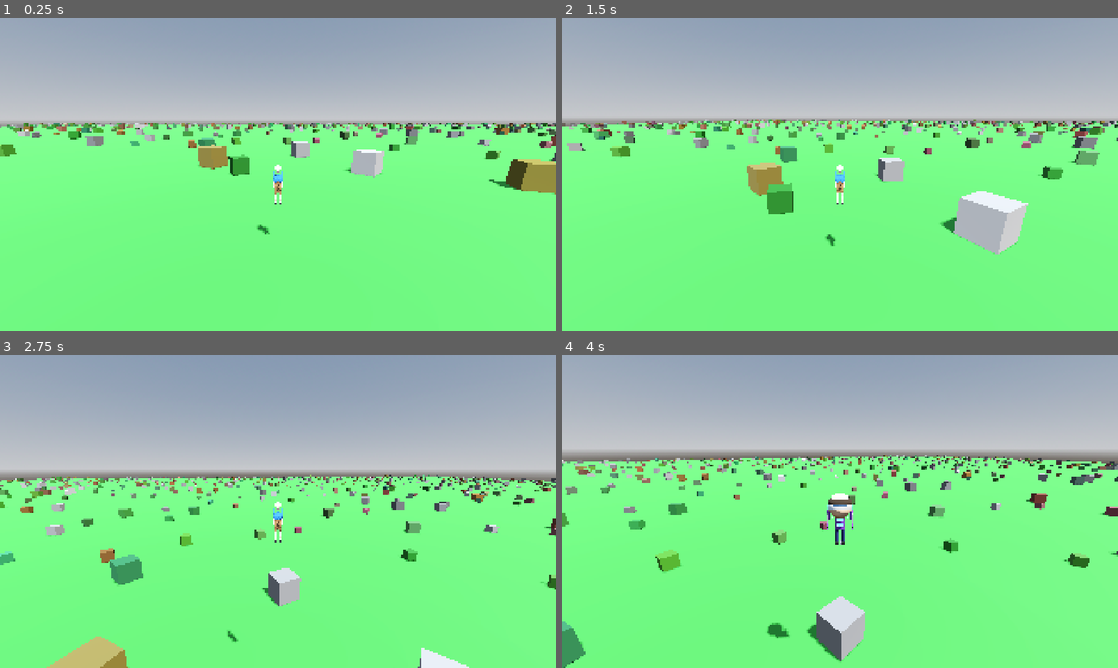
Above: before the commit, frames 1-4 (two rows, left to right).
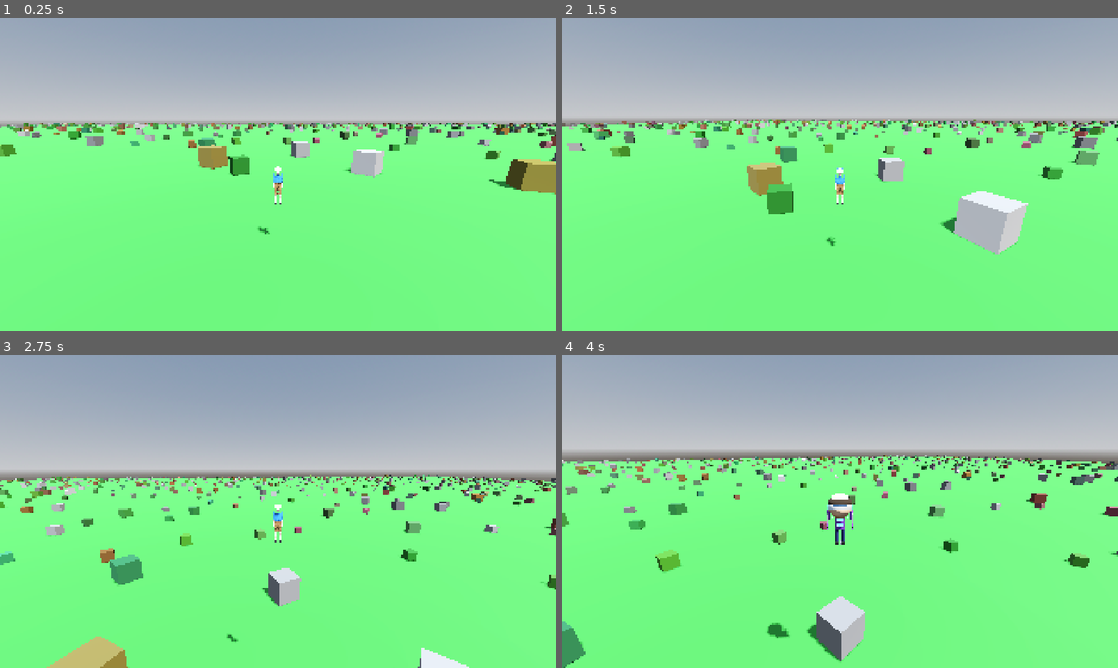
Above: after the commit, the same moments.

Repository: korjavin/godot-test1
Game: Godot game, scene res://scenes/main.tscn
The game is run twice, just before and just after one commit, with the same random seed, the same clock (stepped at 60 frames per second) and the same inputs.
Inputs (mouse positions are in pixels of both pictures, inside the frame that each line leads up to):
- Up to frame 1 (0.25 s): no input
- Up to frame 2 (1.5 s): move the mouse to (867, 174) at 0.52 s; hold Shift (run) 0.53-1.28 s; hold W (move_forward) from 0.53 s (still down); tap Space (jump) at 0.77, 0.8, 1.07, 1.35 s; move the mouse to (812, 174) at 1.27 s
- Up to frame 3 (2.75 s): keep holding W (move_forward); tap Space (jump) at 1.52, 1.82, 2.3 s; tap Shift (run) at 1.55 s; move the mouse to (289, 505) at 2.02 s; hold Ctrl (duck) from 2.03 s (still down)
- Up to frame 4 (4 s): keep holding W (move_forward); move the mouse to (834, 517) at 2.77 s; release Ctrl (duck) at 2.78 s; tap Shift (run) at 2.85 s; tap Space (jump) at 3.02, 3.32, 3.77, 3.8 s; move the mouse to (878, 514) at 3.52 s; hold E (switch_character) from 3.53 s (still down)

The runs differ from the first frame. In frame 1, 0.1% of the frame differs, in the area x 46-51%, y 46-69%; in frame 2, 0.1%, in the area x 47-51%, y 46-72%; in frame 3, 0.1%; in frame 4, nothing differs.

Commit message:
Replace skeleton animation with whole-body animation for Windman
The Windman GLB model doesn't contain a skeleton (static mesh only).
Switched to whole-body animation approach as an effective solution.

Changes:
- Removed windman_animator.gd (skeleton-based approach)
- Added windman_whole_body_animator.gd (whole-body approach)
- Updated windman_updated.tscn to use new animator

New Animation Features:
✅ Walking: Bob up/down, tilt side-to-side
✅ Running: Faster bobbing, forward lean
✅ Jumping: Forward tilt in air
✅ Idle: Subtle breathing motion

Technical Details:
- Animates the entire Body node as a unit
- Uses sin waves for smooth bobbing/tilting
- Detects movement state from CharacterBody3D parent
- Speed-based animation (different for walk vs run)

Documentation:
- Added WINDMAN_STATUS.md explaining:
  * Current state (static model with whole-body animation)
  * Why skeleton wasn't found (expected behavior)
  * 4 different solution options for future
  * Recommendation: Blender rigging for full skeleton

Result:
✅ Windman now has dynamic movement animation
✅ Model looks great and moves naturally
✅ No more "skeleton not found" confusion
✅ Clear path forward for full skeletal animation

Next Steps (Optional):
- Keep as-is (whole-body animation works well)
- Or create properly rigged model in Blender for limb articulation

Diff:
--- a/scenes/characters/windman_updated.tscn
+++ b/scenes/characters/windman_updated.tscn
@@ -1,11 +1,7 @@
-[gd_scene load_steps=4 format=3 uid="uid://windman_3d_updated_001"]
+[gd_scene load_steps=3 format=3 uid="uid://windman_3d_updated_001"]
 
 [ext_resource type="PackedScene" uid="uid://windman_model_001" path="res://assets/models/characters/windman.glb" id="1_windman_model"]
-[ext_resource type="Script" path="res://scripts/windman_animator.gd" id="2_animator"]
-
-[sub_resource type="CapsuleShape3D" id="CapsuleShape_windman"]
-radius = 0.3
-height = 1.7
+[ext_resource type="Script" path="res://scripts/windman_whole_body_animator.gd" id="2_animator"]
 
 [node name="Windman" type="Node3D"]
 script = ExtResource("2_animator")
--- a/scripts/windman_animator.gd
+++ /dev/null
@@ -1,99 +0,0 @@
-extends Node3D
-## Windman Character Animator
-##
-## This script bridges the simple animation system with the Windman skeleton.
-## It provides limb nodes that can be animated by the player controller
-## while actually controlling the underlying skeleton bones.
-
-## References to skeleton bones
-var skeleton: Skeleton3D = null
-var bone_indices: Dictionary = {}
-
-## Limb proxy nodes (these are animated by the player controller)
-@onready var left_arm_proxy: Node3D = $Body/LeftArm if has_node("Body/LeftArm") else null
-@onready var right_arm_proxy: Node3D = $Body/RightArm if has_node("Body/RightArm") else null
-@onready var left_leg_proxy: Node3D = $Body/LeftLeg if has_node("Body/LeftLeg") else null
-@onready var right_leg_proxy: Node3D = $Body/RightLeg if has_node("Body/RightLeg") else null
-
-func _ready() -> void:
-	"""
-	Initialize the animator by finding the skeleton and bone indices.
-	"""
-	print("Windman animator: Initializing...")
-
-	# Debug: Check proxy nodes
-	print("  Proxy nodes found:")
-	print("    LeftArm: ", left_arm_proxy != null)
-	print("    RightArm: ", right_arm_proxy != null)
-	print("    LeftLeg: ", left_leg_proxy != null)
-	print("    RightLeg: ", right_leg_proxy != null)
-
-	# Try to find the skeleton in the model
-	var model = get_node_or_null("Body/WindmanModel")
-	if model:
-		skeleton = find_skeleton(model)
-
-	if skeleton:
-		# Cache bone indices for faster access
-		bone_indices["LeftUpperArm"] = skeleton.find_bone("LeftUpperArm")
-		bone_indices["RightUpperArm"] = skeleton.find_bone("RightUpperArm")
-		bone_indices["LeftUpperLeg"] = skeleton.find_bone("LeftUpperLeg")
-		bone_indices["RightUpperLeg"] = skeleton.find_bone("RightUpperLeg")
-
-		print("Windman animator: Skeleton found with bone indices:")
-		for bone_name in bone_indices:
-			print("    ", bone_name, ": ", bone_indices[bone_name])
-	else:
-		print("Windman animator: No skeleton found, animations will be limited")
-
-func find_skeleton(node: Node) -> Skeleton3D:
-	"""
-	Recursively search for a Skeleton3D node.
-	"""
-	if node is Skeleton3D:
-		return node
-
-	for child in node.get_children():
-		var result = find_skeleton(child)
-		if result:
-			return result
-
-	return null
-
-func _process(_delta: float) -> void:
-	"""
-	Update skeleton bones based on proxy node rotations.
-	This allows the simple animation system to control the skeleton.
-	"""
-	if not skeleton:
-		return
-
-	# Apply proxy rotations to skeleton bones
-	if left_arm_proxy and bone_indices.has("LeftUpperArm"):
-		var bone_idx = bone_indices["LeftUpperArm"]
-		if bone_idx >= 0:
-			var pose = skeleton.get_bone_pose_rotation(bone_idx)
-			# Apply rotation from proxy to bone
-			var target_rotation = Quaternion.from_euler(Vector3(left_arm_proxy.rotation.x, 0, 0))
-			skeleton.set_bone_pose_rotation(bone_idx, pose.slerp(target_rotation, 0.3))
-
-	if right_arm_proxy and bone_indices.has("RightUpperArm"):
-		var bone_idx = bone_indices["RightUpperArm"]
-		if bone_idx >= 0:
-			var pose = skeleton.get_bone_pose_rotation(bone_idx)
-			var target_rotation = Quaternion.from_euler(Vector3(right_arm_proxy.rotation.x, 0, 0))
-			skeleton.set_bone_pose_rotation(bone_idx, pose.slerp(target_rotation, 0.3))
-
-	if left_leg_proxy and bone_indices.has("LeftUpperLeg"):
-		var bone_idx = bone_indices["LeftUpperLeg"]
-		if bone_idx >= 0:
-			var pose = skeleton.get_bone_pose_rotation(bone_idx)
-			var target_rotation = Quaternion.from_euler(Vector3(left_leg_proxy.rotation.x, 0, 0))
-			skeleton.set_bone_pose_rotation(bone_idx, pose.slerp(target_rotation, 0.3))
-
-	if right_leg_proxy and bone_indices.has("RightUpperLeg"):
-		var bone_idx = bone_indices["RightUpperLeg"]
-		if bone_idx >= 0:
-			var pose = skeleton.get_bone_pose_rotation(bone_idx)
-			var target_rotation = Quaternion.from_euler(Vector3(right_leg_proxy.rotation.x, 0, 0))
-			skeleton.set_bone_pose_rotation(bone_idx, pose.slerp(target_rotation, 0.3))
--- /dev/null
+++ b/scripts/windman_whole_body_animator.gd
@@ -0,0 +1,120 @@
+extends Node3D
+## Windman Whole Body Animator
+##
+## Since the Windman GLB model is static (no skeleton), this script
+## animates the entire model as a unit with tilting, bobbing, and rotation.
+## This provides visual feedback for movement without requiring limb articulation.
+
+@onready var body: Node3D = $Body if has_node("Body") else null
+@onready var model: Node3D = $Body/WindmanModel if has_node("Body/WindmanModel") else null
+
+## Animation state variables
+var animation_time: float = 0.0
+var last_velocity: Vector3 = Vector3.ZERO
+var is_moving: bool = false
+var is_in_air: bool = false
+
+## Parent character body reference (set automatically)
+var character_body: CharacterBody3D = null
+
+func _ready() -> void:
+	"""
+	Initialize the animator and find parent CharacterBody3D.
+	"""
+	# Walk up the tree to find the CharacterBody3D
+	var parent = get_parent()
+	while parent:
+		if parent is CharacterBody3D:
+			character_body = parent
+			break
+		parent = parent.get_parent()
+
+	if character_body:
+		print("Windman whole-body animator initialized for CharacterBody3D")
+	else:
+		print("Warning: Windman animator couldn't find CharacterBody3D parent")
+
+	if not body or not model:
+		print("Warning: Windman animator couldn't find Body or Model nodes")
+
+func _process(delta: float) -> void:
+	"""
+	Animate the whole Windman model based on movement state.
+	"""
+	if not body or not model or not character_body:
+		return
+
+	# Update animation time
+	animation_time += delta
+
+	# Get movement state from character body
+	var velocity = character_body.velocity
+	var horizontal_speed = Vector2(velocity.x, velocity.z).length()
+	is_moving = horizontal_speed > 0.5
+	is_in_air = not character_body.is_on_floor()
+
+	# Apply animations based on state
+	if is_in_air:
+		animate_jumping()
+	elif is_moving:
+		var is_running = horizontal_speed > 7.0  # Running threshold
+		animate_moving(delta, is_running)
+	else:
+		animate_idle(delta)
+
+	# Store velocity for next frame
+	last_velocity = velocity
+
+func animate_moving(delta: float, is_running: bool) -> void:
+	"""
+	Animate the model while walking or running.
+	Creates bobbing and tilting motion.
+	"""
+	var speed_multiplier = 1.5 if is_running else 1.0
+	var bob_speed = 8.0 * speed_multiplier
+	var tilt_speed = 8.0 * speed_multiplier
+
+	# Vertical bobbing
+	var bob_amount = 0.06 if is_running else 0.04
+	var bob = sin(animation_time * bob_speed * 2.0) * bob_amount
+	body.position.y = lerp(body.position.y, bob, 0.3)
+
+	# Side-to-side tilt (like a walking pendulum)
+	var tilt_amount = deg_to_rad(3.0 if is_running else 2.0)
+	var tilt = sin(animation_time * tilt_speed) * tilt_amount
+	body.rotation.z = lerp(body.rotation.z, tilt, 0.2)
+
+	# Slight forward lean when running
+	if is_running:
+		body.rotation.x = lerp(body.rotation.x, deg_to_rad(5.0), 0.1)
+	else:
+		body.rotation.x = lerp(body.rotation.x, 0.0, 0.1)
+
+func animate_jumping() -> void:
+	"""
+	Animate the model while in the air.
+	Slight forward tilt and reduced bobbing.
+	"""
+	# Tilt forward slightly when jumping
+	body.rotation.x = lerp(body.rotation.x, deg_to_rad(10.0), 0.1)
+
+	# Reduce side tilt in air
+	body.rotation.z = lerp(body.rotation.z, 0.0, 0.15)
+
+	# Return to neutral position
+	body.position.y = lerp(body.position.y, 0.0, 0.1)
+
+func animate_idle(delta: float) -> void:
+	"""
+	Animate the model while standing still.
+	Subtle breathing motion.
+	"""
+	# Return rotations to neutral
+	body.rotation.x = lerp(body.rotation.x, 0.0, 0.1)
+	body.rotation.z = lerp(body.rotation.z, 0.0, 0.1)
+
+	# Gentle breathing bob
+	var breathe_speed = 1.5
+	var breathe_amount = 0.01
+	var breathe = sin(animation_time * breathe_speed) * breathe_amount
+	body.position.y = lerp(body.position.y, breathe, 0.05)
Not shown, added: docs/WINDMAN_STATUS.md
